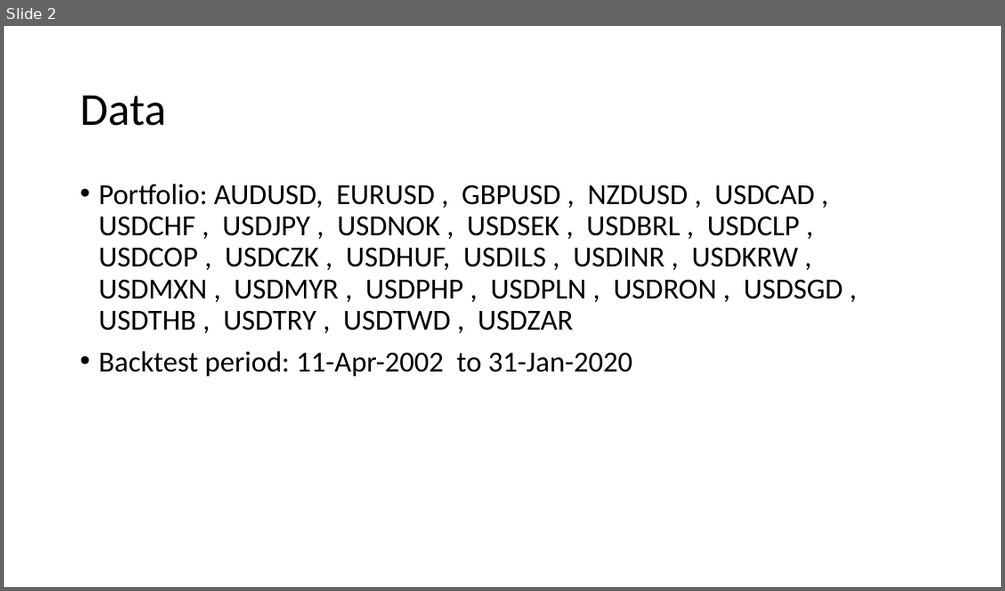
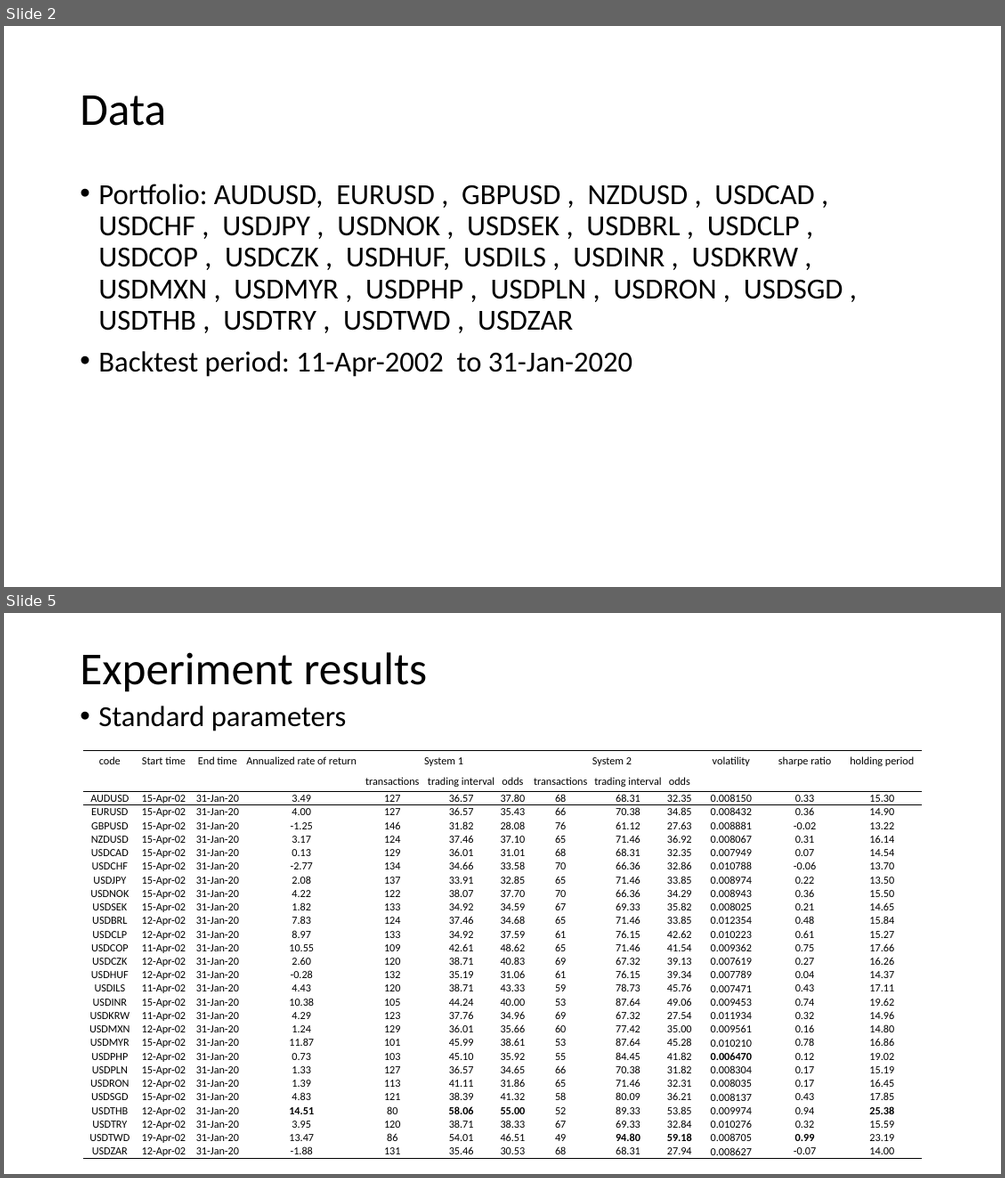
Before and after one commit to thtang/MATLAB-Quantitative-Finance, a slide deck: MATLAB_Quant_book/Chapter 13/Turtle Trading.pptx. Shown one above the other, each under a label of ours: slide 2 before the commit, slides 2 and 5 after it; the slides between them are not shown. The pictures are 1005x591 and 1005x1178 pixels, drawn with LibreOffice and Linux fonts; fonts in the diff are those of the drawing. Boxes give left, top, right and bottom in pixels: in the first picture for what was removed or moved away, otherwise in the second. Text is boxed around its words. In the diff, an @@ line names an element or a change of style, - is before the commit and + after.

```diff
--- a/MATLAB_Quant_book/Chapter 13/Turtle Trading.pptx
+++ b/MATLAB_Quant_book/Chapter 13/Turtle Trading.pptx
@@ slide 5 added at (x1=4, y1=613, x2=1001, y2=1174), background #FFFFFF @@
@@ title added at (x1=80, y1=652, x2=428, y2=692), 44 pt, text #000000 @@
+Experiment results
@@ text added at (x1=98, y1=706, x2=347, y2=731), 28 pt, text #000000 @@
+• Standard parameters
@@ table added at (x1=83, y1=751, x2=923, y2=1159), 29 rows, 13 columns @@
+code | Start time | End time | Annualized rate of return | System 1 |  |  | System 2 |  |  | volatility | sharpe ratio | holding period
+ |  |  |  | transactions | trading interval | odds | transactions | trading interval | odds |  |  | 
+AUDUSD | 15-Apr-02 | 31-Jan-20 | 3.49 | 127 | 36.57 | 37.80 | 68 | 68.31 | 32.35 | 0.008150 | 0.33 | 15.30
+EURUSD | 15-Apr-02 | 31-Jan-20 | 4.00 | 127 | 36.57 | 35.43 | 66 | 70.38 | 34.85 | 0.008432 | 0.36 | 14.90
+GBPUSD | 15-Apr-02 | 31-Jan-20 | -1.25 | 146 | 31.82 | 28.08 | 76 | 61.12 | 27.63 | 0.008881 | -0.02 | 13.22
+NZDUSD | 15-Apr-02 | 31-Jan-20 | 3.17 | 124 | 37.46 | 37.10 | 65 | 71.46 | 36.92 | 0.008067 | 0.31 | 16.14
+USDCAD | 15-Apr-02 | 31-Jan-20 | 0.13 | 129 | 36.01 | 31.01 | 68 | 68.31 | 32.35 | 0.007949 | 0.07 | 14.54
+USDCHF | 15-Apr-02 | 31-Jan-20 | -2.77 | 134 | 34.66 | 33.58 | 70 | 66.36 | 32.86 | 0.010788 | -0.06 | 13.70
+USDJPY | 15-Apr-02 | 31-Jan-20 | 2.08 | 137 | 33.91 | 32.85 | 65 | 71.46 | 33.85 | 0.008974 | 0.22 | 13.50
+USDNOK | 15-Apr-02 | 31-Jan-20 | 4.22 | 122 | 38.07 | 37.70 | 70 | 66.36 | 34.29 | 0.008943 | 0.36 | 15.50
+USDSEK | 15-Apr-02 | 31-Jan-20 | 1.82 | 133 | 34.92 | 34.59 | 67 | 69.33 | 35.82 | 0.008025 | 0.21 | 14.65
+USDBRL | 12-Apr-02 | 31-Jan-20 | 7.83 | 124 | 37.46 | 34.68 | 65 | 71.46 | 33.85 | 0.012354 | 0.48 | 15.84
+USDCLP | 12-Apr-02 | 31-Jan-20 | 8.97 | 133 | 34.92 | 37.59 | 61 | 76.15 | 42.62 | 0.010223 | 0.61 | 15.27
+USDCOP | 11-Apr-02 | 31-Jan-20 | 10.55 | 109 | 42.61 | 48.62 | 65 | 71.46 | 41.54 | 0.009362 | 0.75 | 17.66
+USDCZK | 12-Apr-02 | 31-Jan-20 | 2.60 | 120 | 38.71 | 40.83 | 69 | 67.32 | 39.13 | 0.007619 | 0.27 | 16.26
+USDHUF | 12-Apr-02 | 31-Jan-20 | -0.28 | 132 | 35.19 | 31.06 | 61 | 76.15 | 39.34 | 0.007789 | 0.04 | 14.37
+USDILS | 11-Apr-02 | 31-Jan-20 | 4.43 | 120 | 38.71 | 43.33 | 59 | 78.73 | 45.76 | 0.007471 | 0.43 | 17.11
+USDINR | 15-Apr-02 | 31-Jan-20 | 10.38 | 105 | 44.24 | 40.00 | 53 | 87.64 | 49.06 | 0.009453 | 0.74 | 19.62
+USDKRW | 11-Apr-02 | 31-Jan-20 | 4.29 | 123 | 37.76 | 34.96 | 69 | 67.32 | 27.54 | 0.011934 | 0.32 | 14.96
+USDMXN | 12-Apr-02 | 31-Jan-20 | 1.24 | 129 | 36.01 | 35.66 | 60 | 77.42 | 35.00 | 0.009561 | 0.16 | 14.80
+USDMYR | 15-Apr-02 | 31-Jan-20 | 11.87 | 101 | 45.99 | 38.61 | 53 | 87.64 | 45.28 | 0.010210 | 0.78 | 16.86
+USDPHP | 12-Apr-02 | 31-Jan-20 | 0.73 | 103 | 45.10 | 35.92 | 55 | 84.45 | 41.82 | 0.006470 | 0.12 | 19.02
+USDPLN | 15-Apr-02 | 31-Jan-20 | 1.33 | 127 | 36.57 | 34.65 | 66 | 70.38 | 31.82 | 0.008304 | 0.17 | 15.19
+USDRON | 12-Apr-02 | 31-Jan-20 | 1.39 | 113 | 41.11 | 31.86 | 65 | 71.46 | 32.31 | 0.008035 | 0.17 | 16.45
+USDSGD | 15-Apr-02 | 31-Jan-20 | 4.83 | 121 | 38.39 | 41.32 | 58 | 80.09 | 36.21 | 0.008137 | 0.43 | 17.85
+USDTHB | 12-Apr-02 | 31-Jan-20 | 14.51 | 80 | 58.06 | 55.00 | 52 | 89.33 | 53.85 | 0.009974 | 0.94 | 25.38
+USDTRY | 12-Apr-02 | 31-Jan-20 | 3.95 | 120 | 38.71 | 38.33 | 67 | 69.33 | 32.84 | 0.010276 | 0.32 | 15.59
+USDTWD | 19-Apr-02 | 31-Jan-20 | 13.47 | 86 | 54.01 | 46.51 | 49 | 94.80 | 59.18 | 0.008705 | 0.99 | 23.19
+USDZAR | 12-Apr-02 | 31-Jan-20 | -1.88 | 131 | 35.46 | 30.53 | 68 | 68.31 | 27.94 | 0.008627 | -0.07 | 14.00
```
Also in this commit, not shown: 1 slide changed, 8 other slides added, 1 slide removed, 43 other files.
